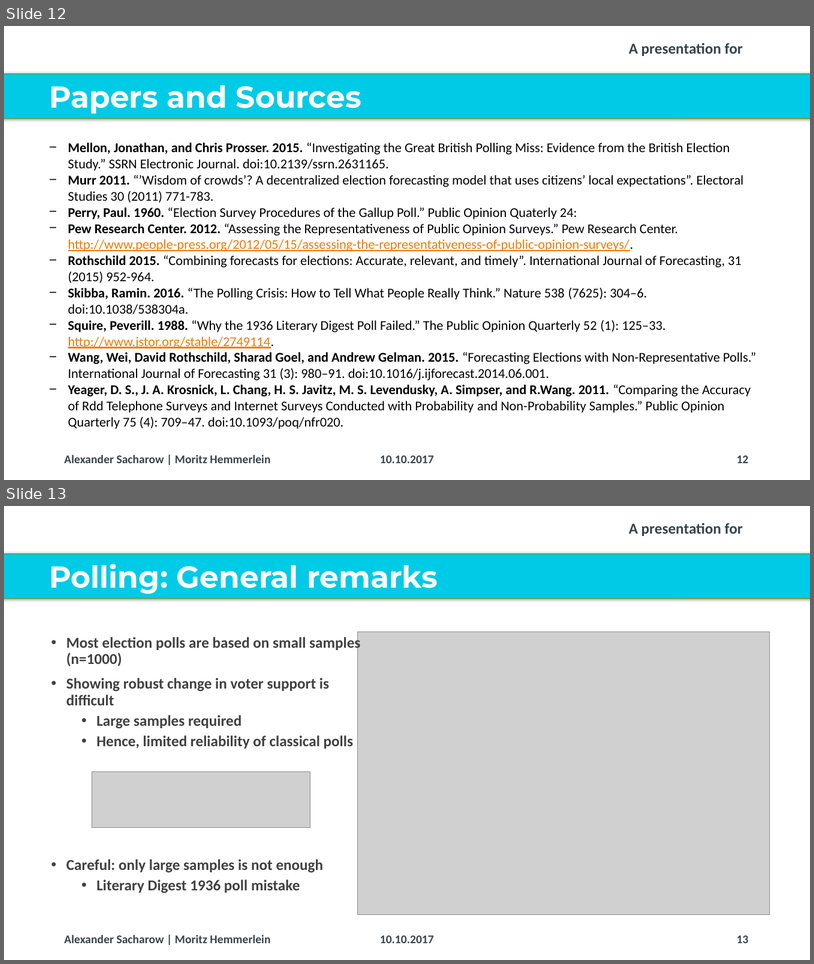
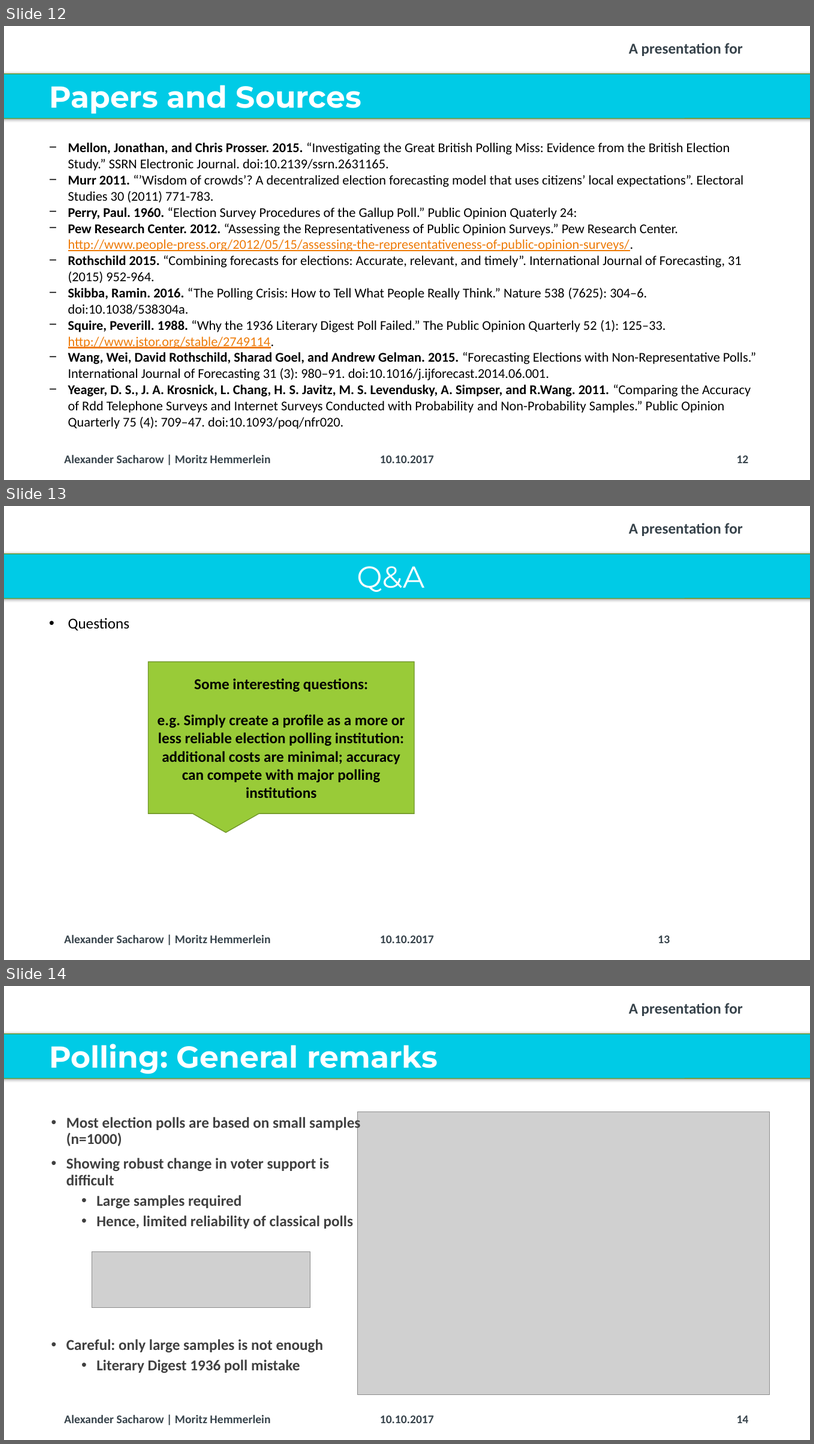
Before and after one commit to Corrod3/ElectionForecasting, a slide deck: Dalia Presentation/20171006_Dalia_Lunchtime Talk_Election Forecasting_v2.pptx. Shown one above the other, each under a label of ours: slides 12 and 13 before the commit, slides 12, 13 and 14 after it. The pictures are 814x964 and 814x1444 pixels, drawn with LibreOffice and Linux fonts; fonts in the diff are those of the drawing; grey boxes stand for pictures; background and template pictures are left out. Boxes give left, top, right and bottom in pixels: in the first picture for what was removed or moved away, otherwise in the second. Text is boxed around its words. In the diff, an @@ line names an element or a change of style, - is before the commit and + after.

Commit message:
questions slides

```diff
--- a/Dalia Presentation/20171006_Dalia_Lunchtime Talk_Election Forecasting_v2.pptx
+++ b/Dalia Presentation/20171006_Dalia_Lunchtime Talk_Election Forecasting_v2.pptx
@@ slide 13 added at <box>4,506,810,960</box>, background #FFFFFF; not listed: 3 template elements that a slide beside it also shows @@
@@ title added at <box>357,566,425,592</box>, 36 pt, text #FFFFFF @@
+Q&A
@@ text added at <box>68,618,130,631</box>, 18 pt, text #000000 @@
+• Questions
@@ speech box added at <box>149,661,415,813</box>, fill #99CB38, outline #719629 1 pt, 18 pt, text #000000, bold @@
+Some interesting questions:
+e.g. Simply create a profile as a more or less reliable election polling institution: additional costs are minimal; accuracy can compete with major polling institutions
@@ text added at <box>380,935,434,943</box>, 14 pt, text #37434B, bold @@
+10.10.2017
@@ page number added at <box>658,935,670,943</box>, 14 pt, text #37434B, bold @@
+13
@@ what was slide 13 is now slide 14 @@
@@ page number at <box>737,1415,749,1423</box>: text changed @@
-13
+14
```
Also in this commit, not shown: 4 slides changed.
